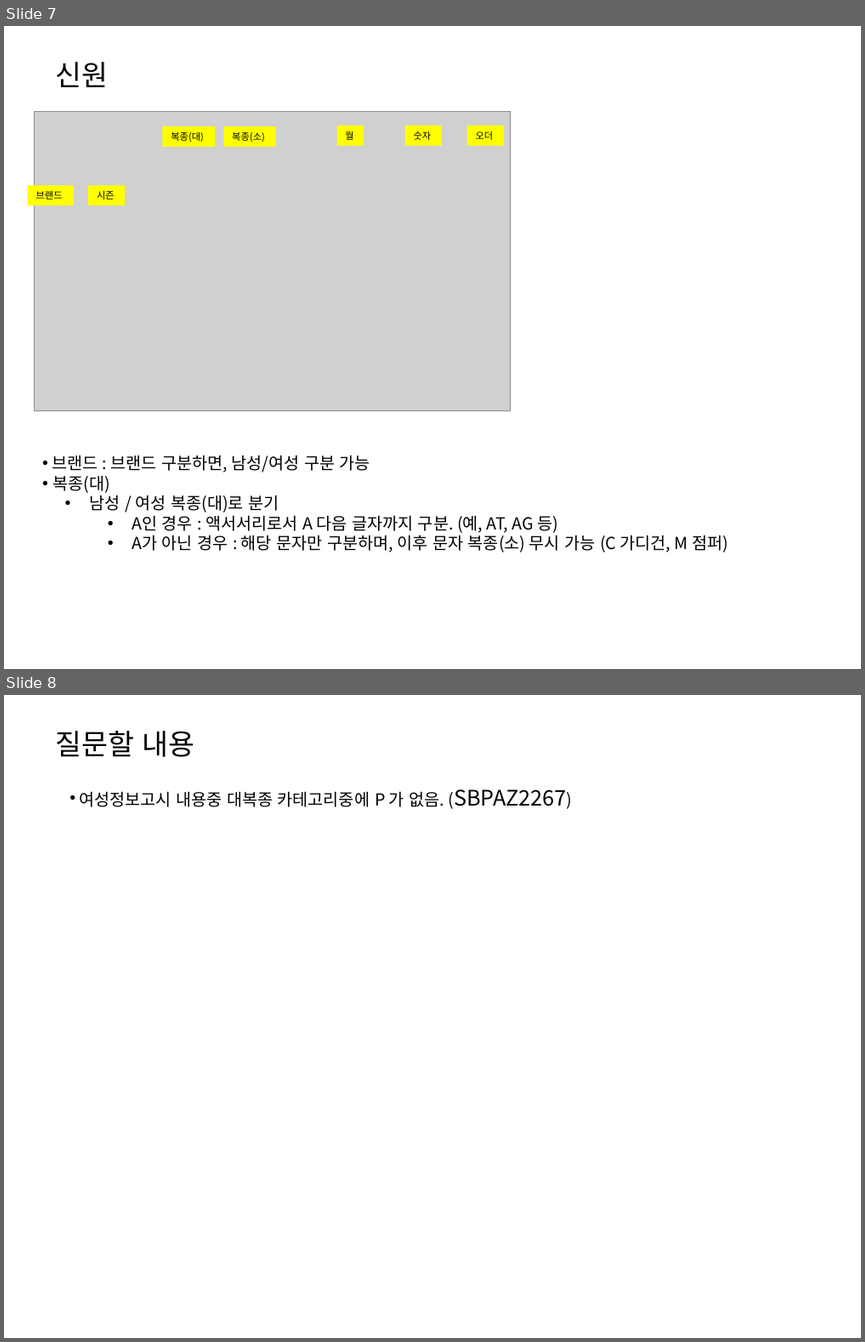
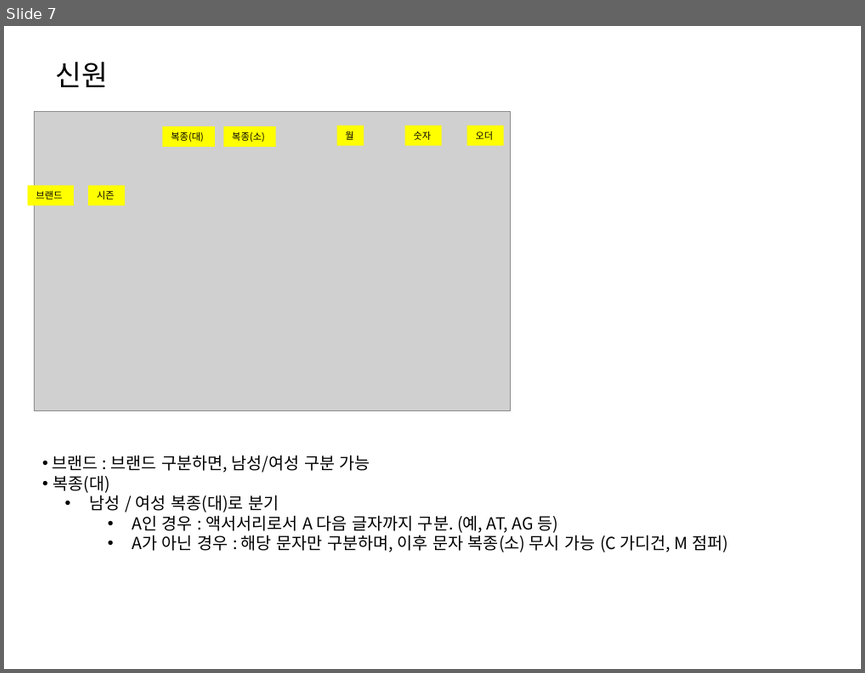
Before and after one commit to suni1015/ImageMaking, a slide deck: 00_doc/우리집SW_ImageMaking_QnA_210105.pptx. Shown one above the other, each under a label of ours: slides 7 and 8 before the commit, slide 7 after it. The pictures are 865x1342 and 865x673 pixels, drawn with LibreOffice and Linux fonts; fonts in the diff are those of the drawing; grey boxes stand for pictures. Boxes give left, top, right and bottom in pixels: in the first picture for what was removed or moved away, otherwise in the second. Text is boxed around its words. In the diff, an @@ line names an element or a change of style, - is before the commit and + after.

```diff
--- a/00_doc/우리집SW_ImageMaking_QnA_210105.pptx
+++ b/00_doc/우리집SW_ImageMaking_QnA_210105.pptx
@@ slide 8 removed at <box>4,695,861,1338</box>, background #FFFFFF @@
@@ title removed at <box>55,731,195,757</box> @@
-질문할 내용
@@ text removed at <box>80,789,566,807</box> @@
-• 여성정보고시 내용중 대복종 카테고리중에 P 가 없음. (SBPAZ2267)
```
Also in this commit, not shown: 2 slides added, 1 other file.
